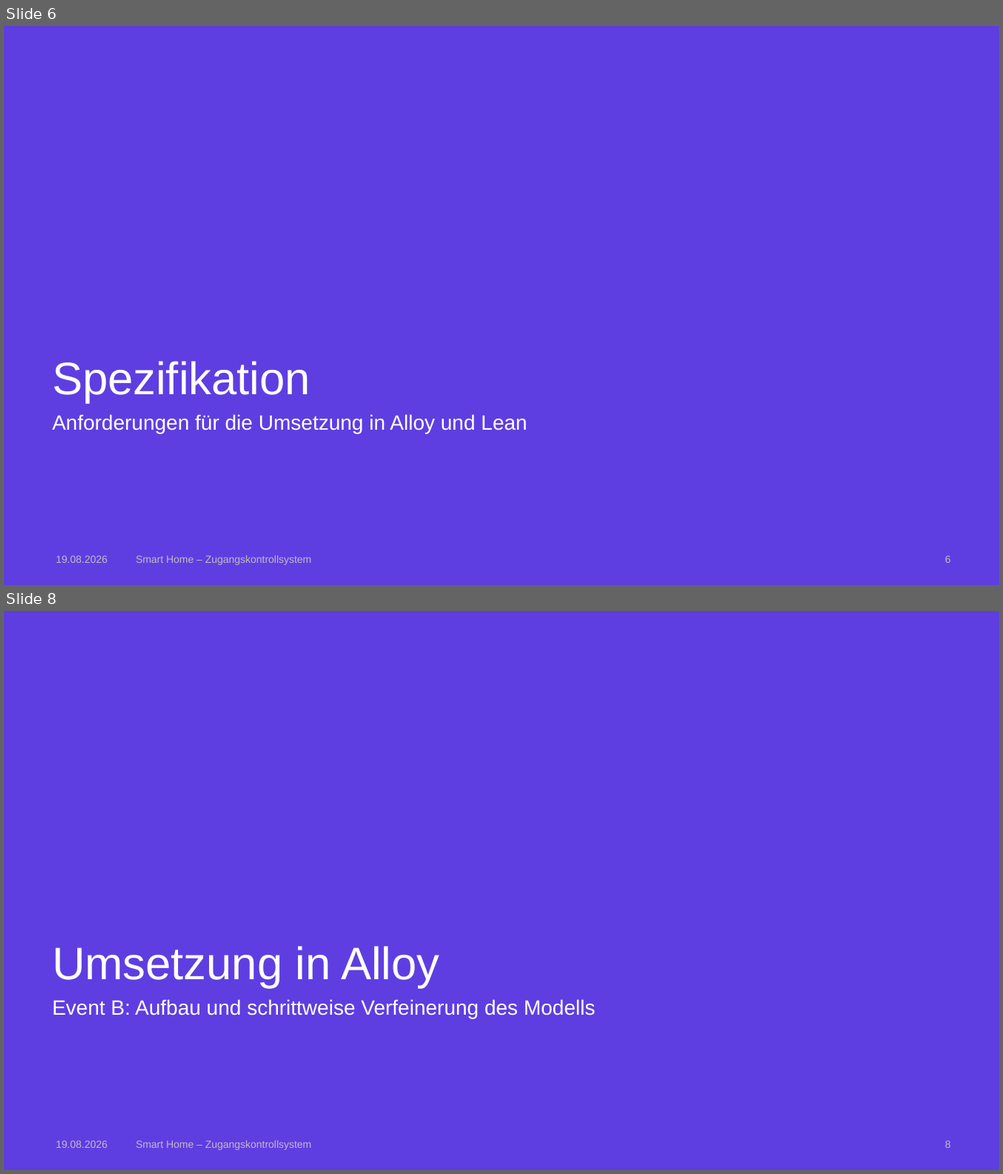
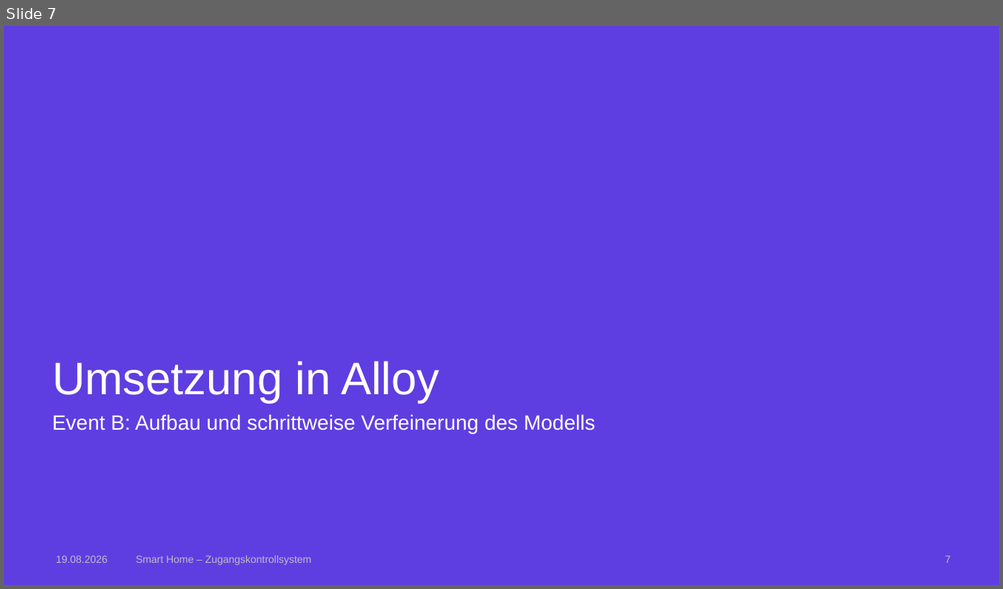
Before and after one commit to AnnaLiviaMartin/rs-smart-home, a slide deck: presentation/Smart_Home_Zugangskontrollsystem.pptx. Shown one above the other, each under a label of ours: slides 6 and 8 before the commit, slide 7 after it; the slides between them are not shown. The pictures are 1003x1174 and 1003x589 pixels, drawn with LibreOffice and Linux fonts; fonts in the diff are those of the drawing; background and template pictures are left out. Boxes give left, top, right and bottom in pixels: in the first picture for what was removed or moved away, otherwise in the second. Text is boxed around its words. In the diff, an @@ line names an element or a change of style, - is before the commit and + after.

```diff
--- a/presentation/Smart_Home_Zugangskontrollsystem.pptx
+++ b/presentation/Smart_Home_Zugangskontrollsystem.pptx
@@ slide 6 removed at [4, 26, 999, 585], background #5E3EE1 @@
@@ title removed at [52, 361, 310, 403] @@
-Spezifikation
@@ text removed at [52, 414, 526, 434] @@
-Anforderungen für die Umsetzung in Alloy und Lean
@@ text removed at [56, 556, 108, 563] @@
-19.08.2026
@@ text removed at [136, 556, 312, 565] @@
-Smart Home – Zugangskontrollsystem
@@ page number removed at [945, 556, 950, 563] @@
-6
@@ what was slide 8 is now slide 7 @@
@@ page number at [945, 556, 950, 563]: text changed @@
-8
+7
```
Also in this commit, not shown: 7 slides changed, 3 slides added, 3 other slides removed.
